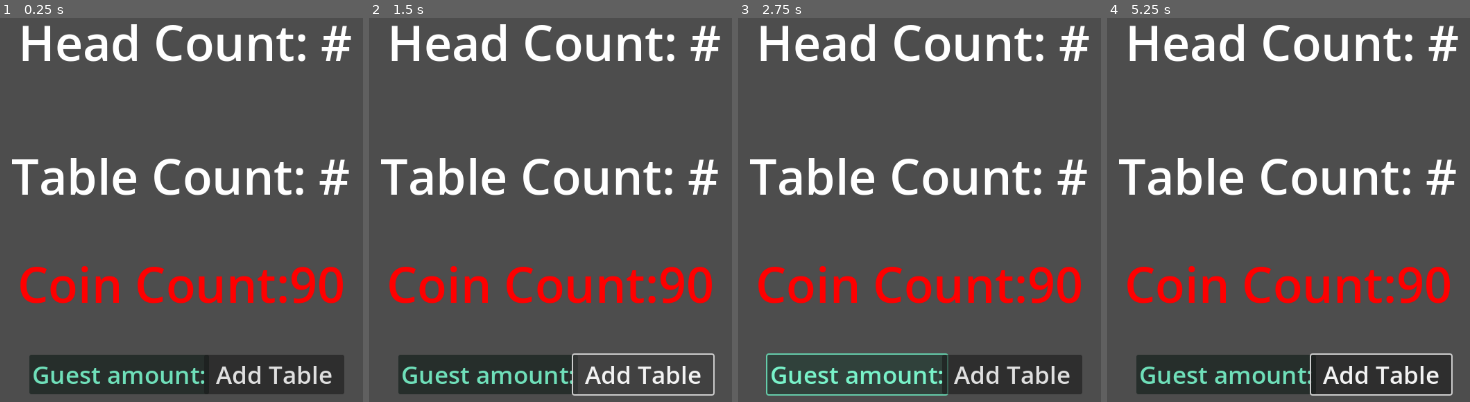
Above: before the commit, frames 1-4 (left to right).
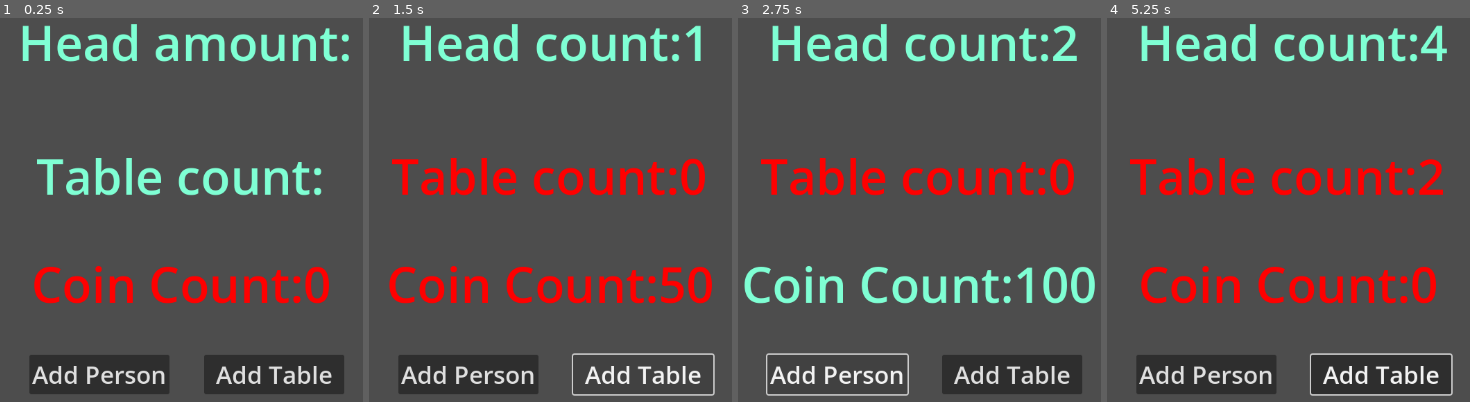
Above: after the commit, the same moments.

Repository: barrettab456/Event-Simulation
Game: Godot game, scene res://main.tscn
The game is run twice, just before and just after one commit, with the same random seed, the same clock (stepped at 60 frames per second) and the same inputs.
Inputs (mouse positions are in pixels of both pictures, inside the frame that each line leads up to):
- Up to frame 1 (0.25 s): no input
- Up to frame 2 (1.5 s): click "Guest amount:" (after the commit: "Add Person") at 0.5 s; click "Add Table" at 1.25 s
- Up to frame 3 (2.75 s): click "Guest amount:" (after the commit: "Add Person") at 2 s
- Up to frame 4 (5.25 s): click "Add Table" at 2.75 s; click "Guest amount:" (after the commit: "Add Person") at 3.5 s; click "Add Table" at 4.25 s; tap Enter (add_table) at 5 s; move the mouse to (1462, 210) at 5.02 s; hold Space (add_person) from 5.03 s (still down); click (1462, 210) at 5.17 s

The runs differ from the first frame. In frame 1, 14% of the frame differs, in the area x 3-97%, y 1-98%; in frame 2, 12%; in frame 3, 18%, in the area x 1-99%, y 1-99%; in frame 4, 16%.
Error before the commit: Invalid assignment of property or key 'text' with value of type 'String' on a base object of type 'null instance'. (res://main.gd:12)

Commit message:
organize main

Diff:
--- a/main.gd
+++ b/main.gd
@@ -1,34 +1,51 @@
 extends Node
 
-var coins = 90
+var coins = 0
+var guests = 0
+var tables = 0
 # Called when the node enters the scene tree for the first time.
 func _ready() -> void:
 	$coin_count.text = "Coin Count:" + str(coins)
 	$coin_count.modulate = Color.RED
 
-	$add_guest.text = "Guest amount:"
-	$add_guest.modulate = Color.AQUAMARINE
+	$head_count.text = "Head amount:"
+	$head_count.modulate = Color.AQUAMARINE
 
 	$table_count.text = "Table count:"
 	$table_count.modulate = Color.AQUAMARINE
 
 func _input(event):
 	if event.is_action_pressed("add_person"):
-		$guests.new_guest()
+		new_guest()
 	if event.is_action_pressed("add_table"):
-		$tables.new_table()
-	sufficent_funds()
+		new_table()
+
+func new_guest():
+	guests += 1
+	coins += 50
+	update_hud()
+
+func new_table():
+	if coins >= 100:
+			tables += 1
+			coins -= 100
+	update_hud()
+
+func update_hud():
+	$coin_count.text = "Coin Count:" + str(coins)
+	if coins < 100:
+		$coin_count.modulate = Color.RED
+	else:
+		$coin_count.modulate = Color.AQUAMARINE
+	$head_count.text = "Head count:" + str(guests)
+	$table_count.text = "Table count:" + str(tables)
+	if tables < guests*4:
+		$table_count.modulate = Color.RED
+	else:
+		$table_count.modulate = Color.AQUAMARINE
 
 func _on_add_person_pressed() -> void:
-	$guests.new_guest()
-	sufficent_funds()
+	new_guest()
 
 func _on_add_table_pressed() -> void:
-	$tables.new_table()
-	sufficent_funds()
-
-func sufficent_funds():
-	if $main.coins >= 100:
-		$coin_count.modulate = Color.AQUAMARINE
-	if $guests.guests > $tables.table*4:
-		$guests/head_count.moducalte = Color.RED
+	new_table()
--- a/main.tscn
+++ b/main.tscn
@@ -1,8 +1,6 @@
-[gd_scene load_steps=4 format=3 uid="uid://bueaoq2xny5pj"]
+[gd_scene load_steps=2 format=3 uid="uid://bueaoq2xny5pj"]
 
 [ext_resource type="Script" uid="uid://dtsnjoyjmny53" path="res://main.gd" id="1_ig7tw"]
-[ext_resource type="Script" uid="uid://cllvg4pj5qi5u" path="res://people.gd" id="2_0xm2m"]
-[ext_resource type="Script" uid="uid://c6cywb5pualny" path="res://tables.gd" id="3_h2yge"]
 
 [node name="Main" type="Node"]
 script = ExtResource("1_ig7tw")
@@ -34,10 +32,7 @@
 theme_override_font_sizes/font_size = 35
 text = "Add Table"
 
-[node name="guests" type="Node2D" parent="."]
-script = ExtResource("2_0xm2m")
-
-[node name="head_count" type="Label" parent="guests"]
+[node name="head_count" type="Label" parent="."]
 offset_left = 19.0
 offset_right = 1153.0
 offset_bottom = 246.0
@@ -45,10 +40,7 @@
 text = "Head Count: #"
 horizontal_alignment = 1
 
-[node name="tables" type="Node" parent="."]
-script = ExtResource("3_h2yge")
-
-[node name="table_count" type="Label" parent="tables"]
+[node name="table_count" type="Label" parent="."]
 offset_left = 11.0
 offset_top = 193.0
 offset_right = 1147.0
--- a/people.gd
+++ /dev/null
@@ -1,10 +0,0 @@
-extends Node2D
-var guests = 0
-
-# Called when the node enters the scene tree for the first time.
-
-func new_guest():
-	guests += 1
-	$main.coins += 50
-	$coin_count.text = "Coin Count:" + str($main.coins)
-	$head_count.text = "Head count:" + str(guests)
--- a/tables.gd
+++ /dev/null
@@ -1,18 +0,0 @@
-extends Node
-var table = 0
-
-# Called when the node enters the scene tree for the first time.
-
-func _input(event):
-	if event.is_action_pressed("add_table"):
-		new_table()
-
-func _on_add_table_pressed() -> void:
-	new_table()
-
-func new_table():
-	if $main.coins >= 100:
-			table += 1
-			$table_count.text = "Table count:" + str(table)
-			$main.coins -= 100
-			$main.coin_count.text = "Coin Count:" + str($main.coins)
Not shown, removed: people.gd.uid
Not shown, removed: tables.gd.uid
